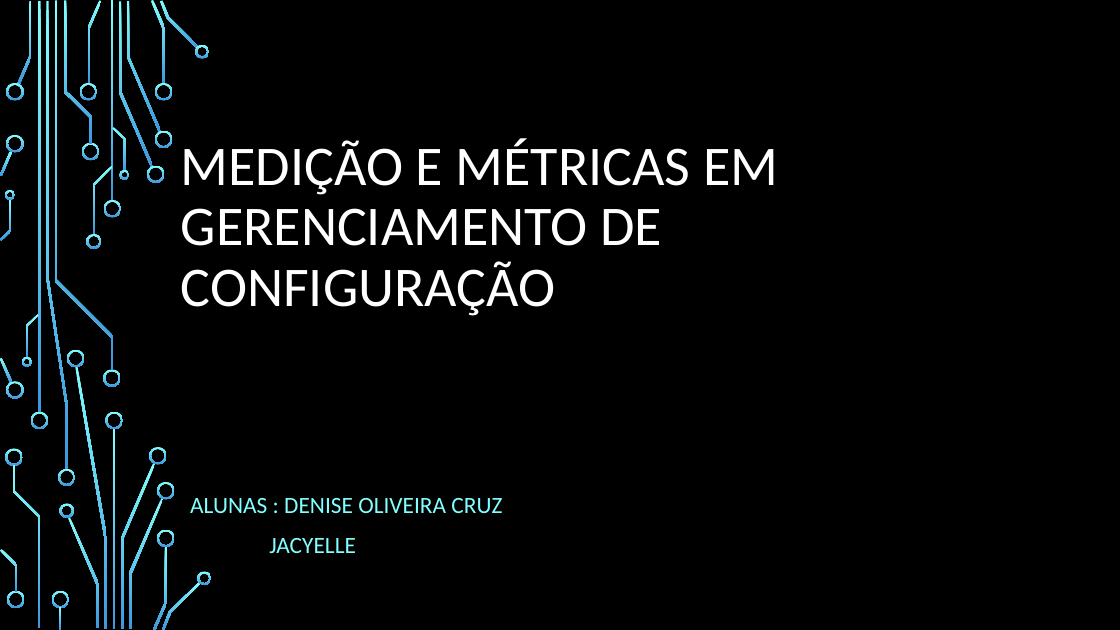
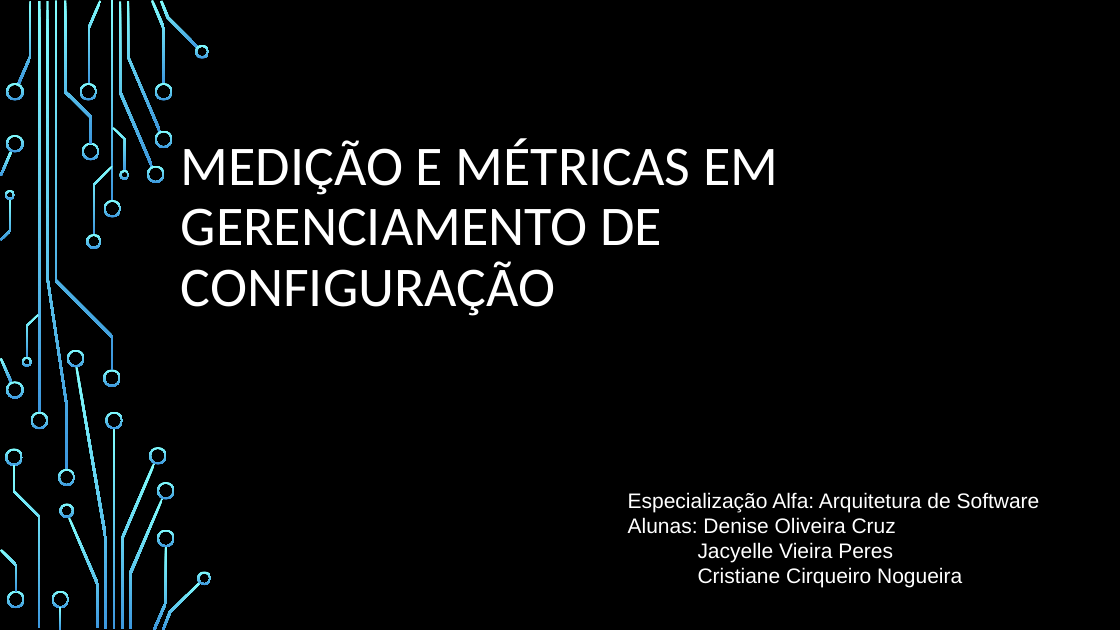
Before and after one commit to DeniseCruz/GerenciaConfig, a slide deck: slide 1 of MedicaoMetricas.pptx. Drawn at 1120x630 pixels with LibreOffice and Linux fonts; fonts in the diff are those of the drawing; background and template pictures are left out. Boxes give left, top, right and bottom in pixels: in the first picture for what was removed or moved away, otherwise in the second. Text is boxed around its words. In the diff, an @@ line names an element or a change of style, - is before the commit and + after.

```diff
--- a/MedicaoMetricas.pptx
+++ b/MedicaoMetricas.pptx
@@ subtitle removed at [190,498,502,553] @@
-ALUNAS : DENISE OLIVEIRA CRUZ
-JACYELLE
@@ text added at [628,492,1040,588], 18 pt, text #FFFFFF @@
+Especialização Alfa: Arquitetura de Software
+Alunas: Denise Oliveira Cruz
+Jacyelle Vieira Peres
+Cristiane Cirqueiro Nogueira
```
Also in this commit, not shown: 6 other slides changed, 11 slides added, 1 slide removed.
